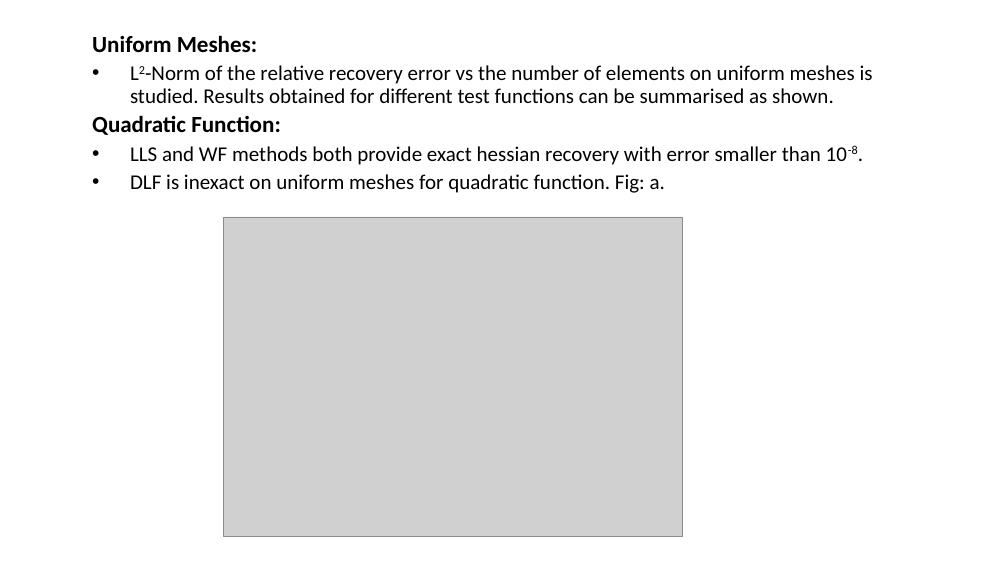
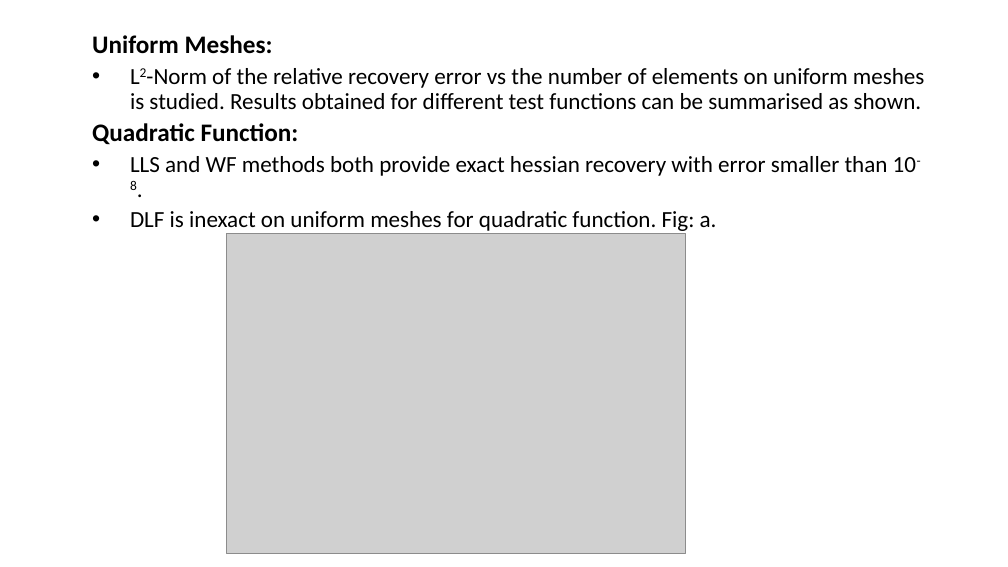
Before and after one commit to lohith921/amr, a slide deck: slide 13 of HBA.pptx. Drawn at 1008x567 pixels with LibreOffice and Linux fonts; fonts in the diff are those of the drawing; grey boxes stand for pictures. Boxes give left, top, right and bottom in pixels: in the first picture for what was removed or moved away, otherwise in the second. Text is boxed around its words. In the diff, an @@ line names an element or a change of style, - is before the commit and + after.

```diff
--- a/HBA.pptx
+++ b/HBA.pptx
@@ text "Uniform Meshes:" at [92, 35, 925, 231]: size 22 to 24 pt in "Uniform Meshes:", "Quadratic Function:"; size 20 to 22 pt in "L2-Norm of the relative recovery error vs ...", "LLS and WF methods both provide exact ...", "DLF is inexact on uniform meshes for ..." @@
@@ picture: place and size @@
-picture at [224, 217, 683, 537]
+picture at [226, 234, 685, 554]
```
Also in this commit, not shown: 2 other slides changed, 14 slides added, 1 slide removed.
